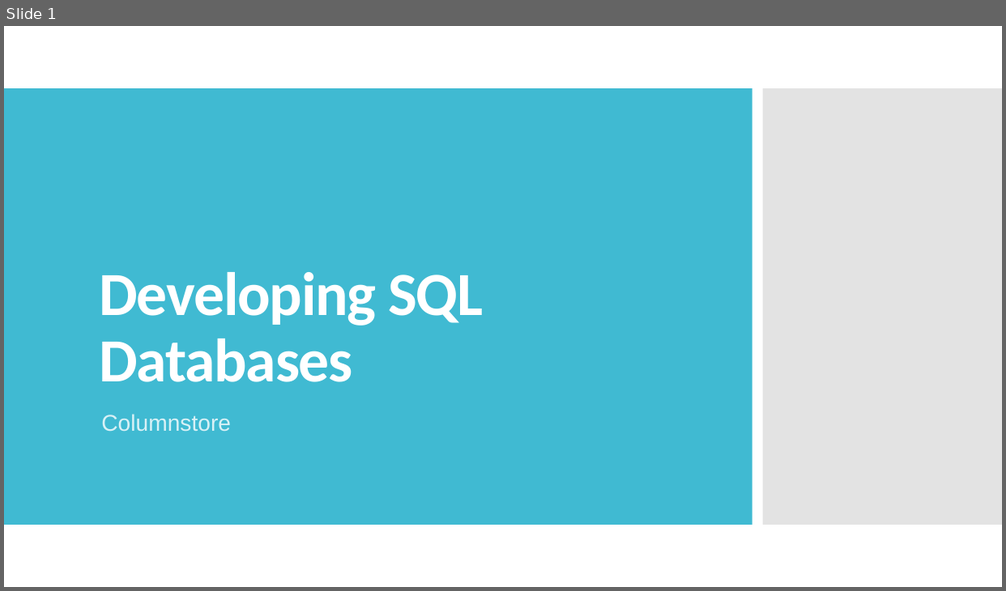
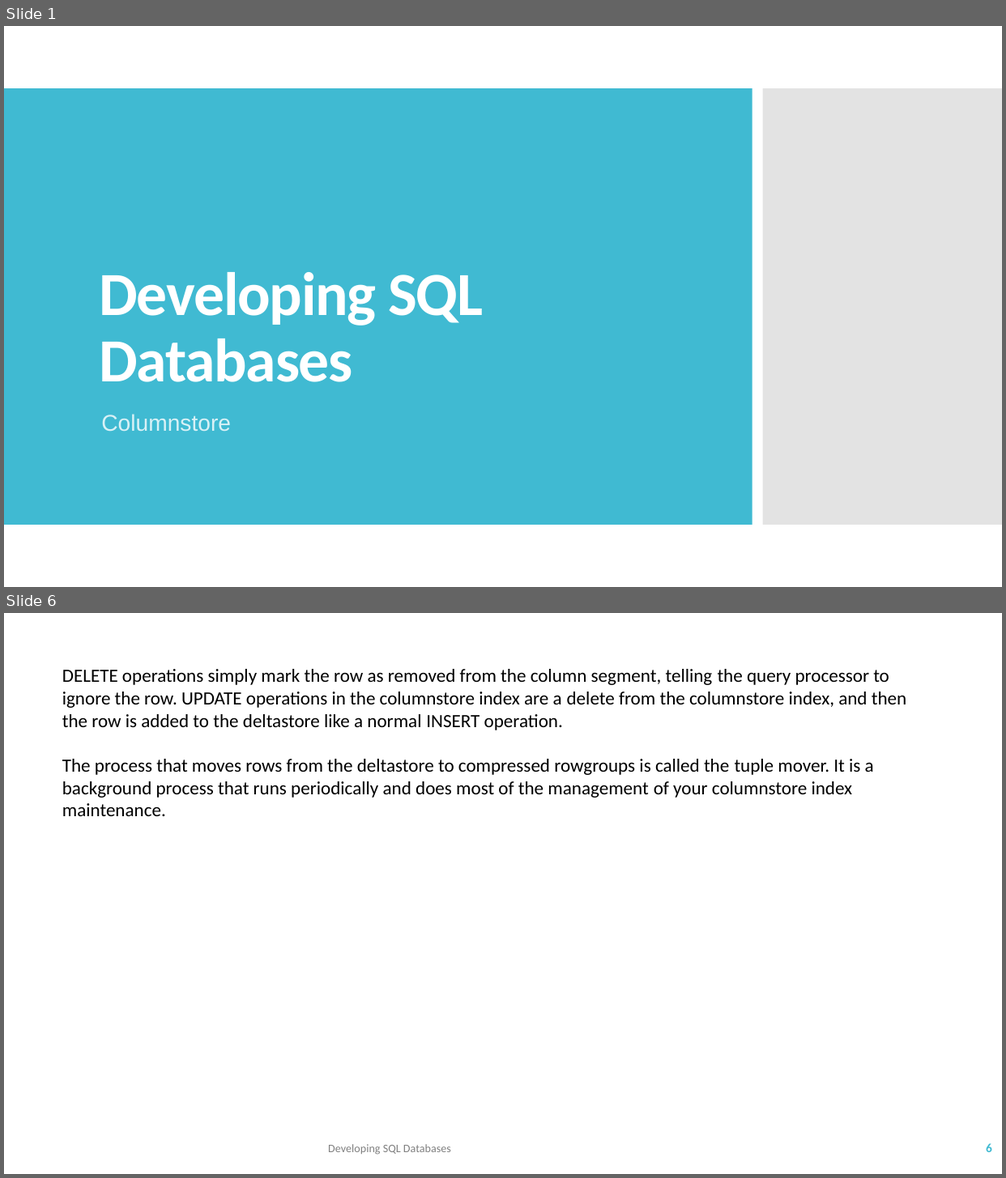
Before and after one commit to TKostyrka/70762DevSQLDB, a slide deck: DEVSQL_05_ColumnStoreIndex/DEVSQL_05_Columnstore.pptx. Shown one above the other, each under a label of ours: slide 1 before the commit, slides 1 and 6 after it; the slides between them are not shown. The pictures are 1006x591 and 1006x1178 pixels, drawn with LibreOffice and Linux fonts; fonts in the diff are those of the drawing. Boxes give left, top, right and bottom in pixels: in the first picture for what was removed or moved away, otherwise in the second. Text is boxed around its words. In the diff, an @@ line names an element or a change of style, - is before the commit and + after.

```diff
--- a/DEVSQL_05_ColumnStoreIndex/DEVSQL_05_Columnstore.pptx
+++ b/DEVSQL_05_ColumnStoreIndex/DEVSQL_05_Columnstore.pptx
@@ slide 6 added at box(4, 613, 1002, 1174), background #FFFFFF @@
@@ text added at box(62, 669, 906, 816), 18 pt, text #000000 @@
+DELETE operations simply mark the row as removed from the column segment, telling the query processor to ignore the row. UPDATE operations in the columnstore index are a delete from the columnstore index, and then the row is added to the deltastore like a normal INSERT operation.
+The process that moves rows from the deltastore to compressed rowgroups is called the tuple mover. It is a background process that runs periodically and does most of the management of your columnstore index maintenance.
@@ text added at box(328, 1144, 451, 1155), 11 pt, text #808080 @@
+Developing SQL Databases
@@ page number added at box(986, 1144, 992, 1152), 12 pt, text #40BAD2, bold @@
+6
```
Also in this commit, not shown: 1 slide changed, 7 other slides added, 2 other files.
